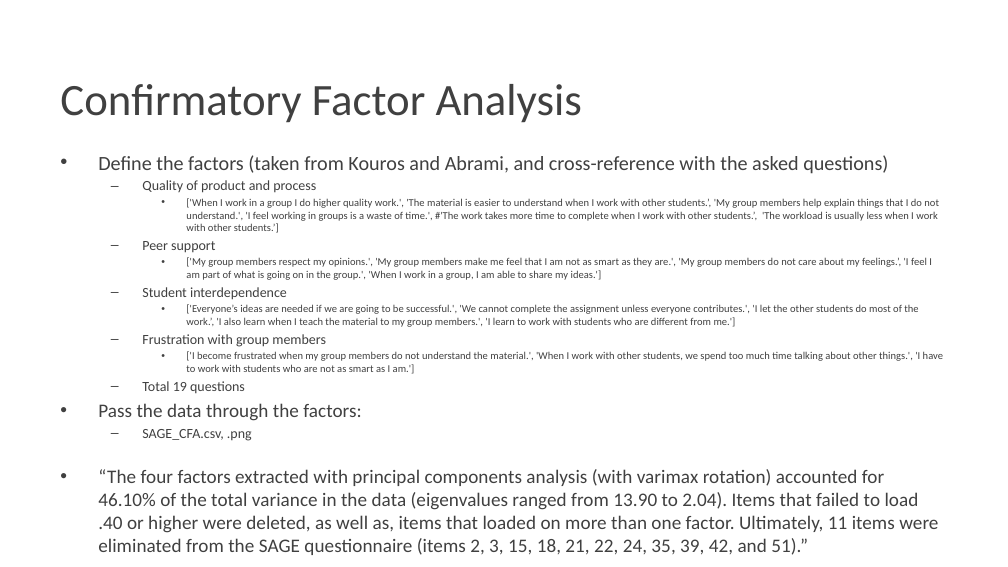
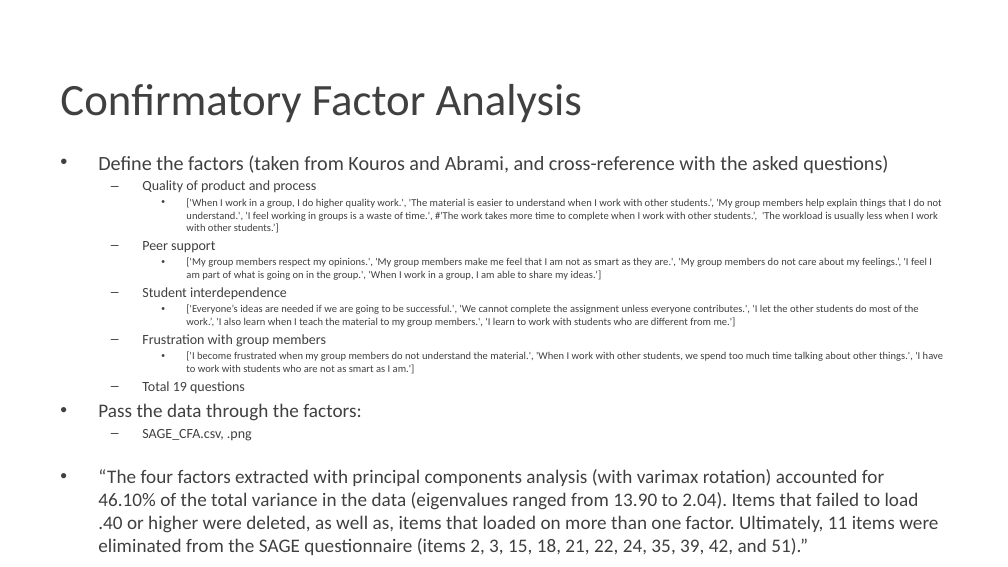
Before and after one commit to Pontigre/PER_analysis, a slide deck: slide 5 of Analysis_explanation.pptx (slide 10 before the commit). Drawn at 1008x567 pixels with LibreOffice and Linux fonts; fonts in the diff are those of the drawing; background and template pictures are left out. Boxes give left, top, right and bottom in pixels: in the first picture for what was removed or moved away, otherwise in the second. Text is boxed around its words. In the diff, an @@ line names an element or a change of style, - is before the commit and + after.

```diff
--- a/Analysis_explanation.pptx
+++ b/Analysis_explanation.pptx
@@ text at (186, 198, 942, 233): text changed @@
-    • ['When I work in a group I do higher quality work.', 'The material is easier to understand when I work with other students.’, 'My group members help explain things that I do not understand.', 'I feel working in groups is a waste of time.', #'The work takes more time to complete when I work with other students.’, 'The workload is usually less when I work with other students.’]
+    • ['When I work in a group, I do higher quality work.', 'The material is easier to understand when I work with other students.’, 'My group members help explain things that I do not understand.', 'I feel working in groups is a waste of time.', #'The work takes more time to complete when I work with other students.’, 'The workload is usually less when I work with other students.’]
```
Also in this commit, not shown: 10 other slides changed, 1 slide removed, 36 other files.
